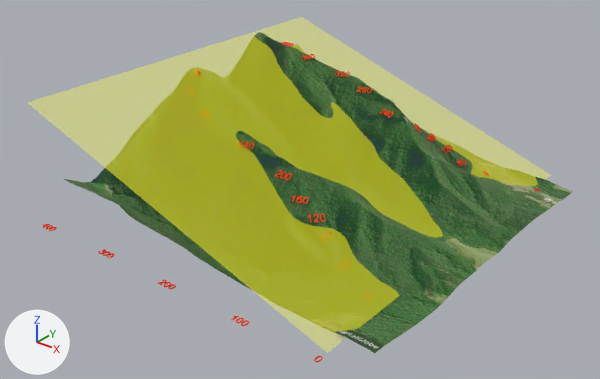
One commit to the glTF model superficies/RioRastro2.glb: the scene before it, then after it.
The view is the same before and after, from a 50 mm lens placed at (2442.0, -3279.0, 1861.0), pointed at (-37.0, -180.0, -60.0). Lighting does not change. The marker at lower left points along +X, +Y and +Z. Where no turn or scale is listed for an object, it has been applied to the vertices. Vertices at the same position are counted once.
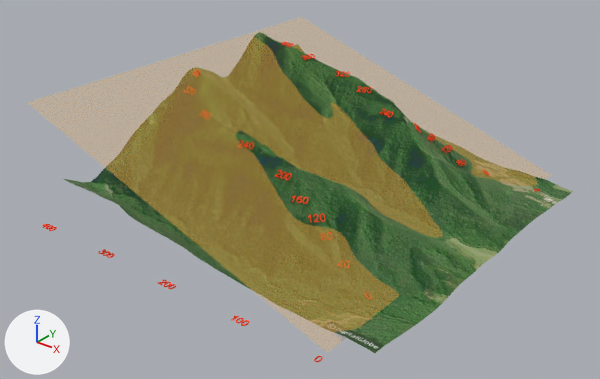
Boxes (x1, y1, x2, y2) around the edits, measured in the pictures (600 x 379 px):
'Mesh_3', recoloured, surface changed: (27, 17, 551, 353) in both
part 1 of me_mesh_1, added: after (281, 42, 540, 191)

What changed in the scene script:
```text
Change mat_cor_e05:
    mat_cor_e05.base_color: (1.0, 1.0, 0.0) -> (0.891, 0.511, 0.0658)  # yellow #ffff00 -> orange #f2bd49
    mat_cor_e05.alpha: 0.4 -> 0.3
Change me_mesh_1:
    used by ob_mesh_1; location = (0.0, 0.0, 0.0)
    remove me_mesh_1.from_pydata(...)  # 1450 vertices, 2888 faces; spans x -967.0..839.0, y -1162.0..-1107.0, z -185.0..-179.0
    add me_mesh_1.from_pydata(...)  # 6284 vertices, 12512 faces; spans x -913.0..882.0, y -680.0..823.0, z -171.0..440.0
    me_mesh_1 part 1: 3284 vertices added at x -788.0..882.0, y 424.0..823.0, z -167.0..440.0
```
